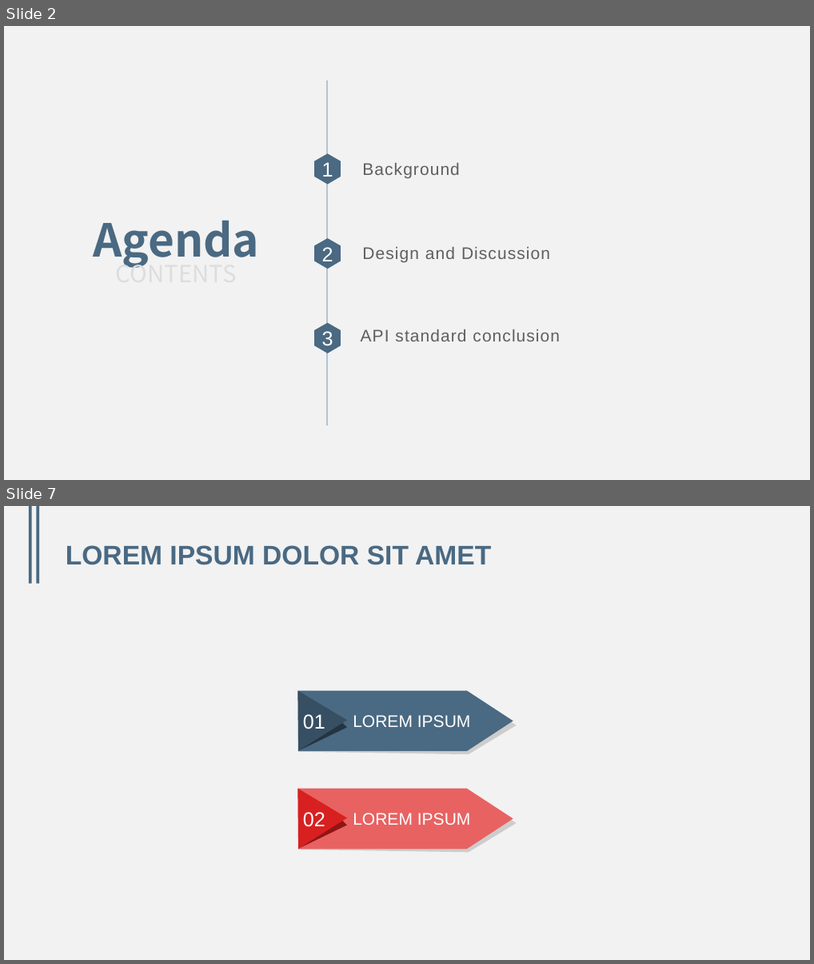
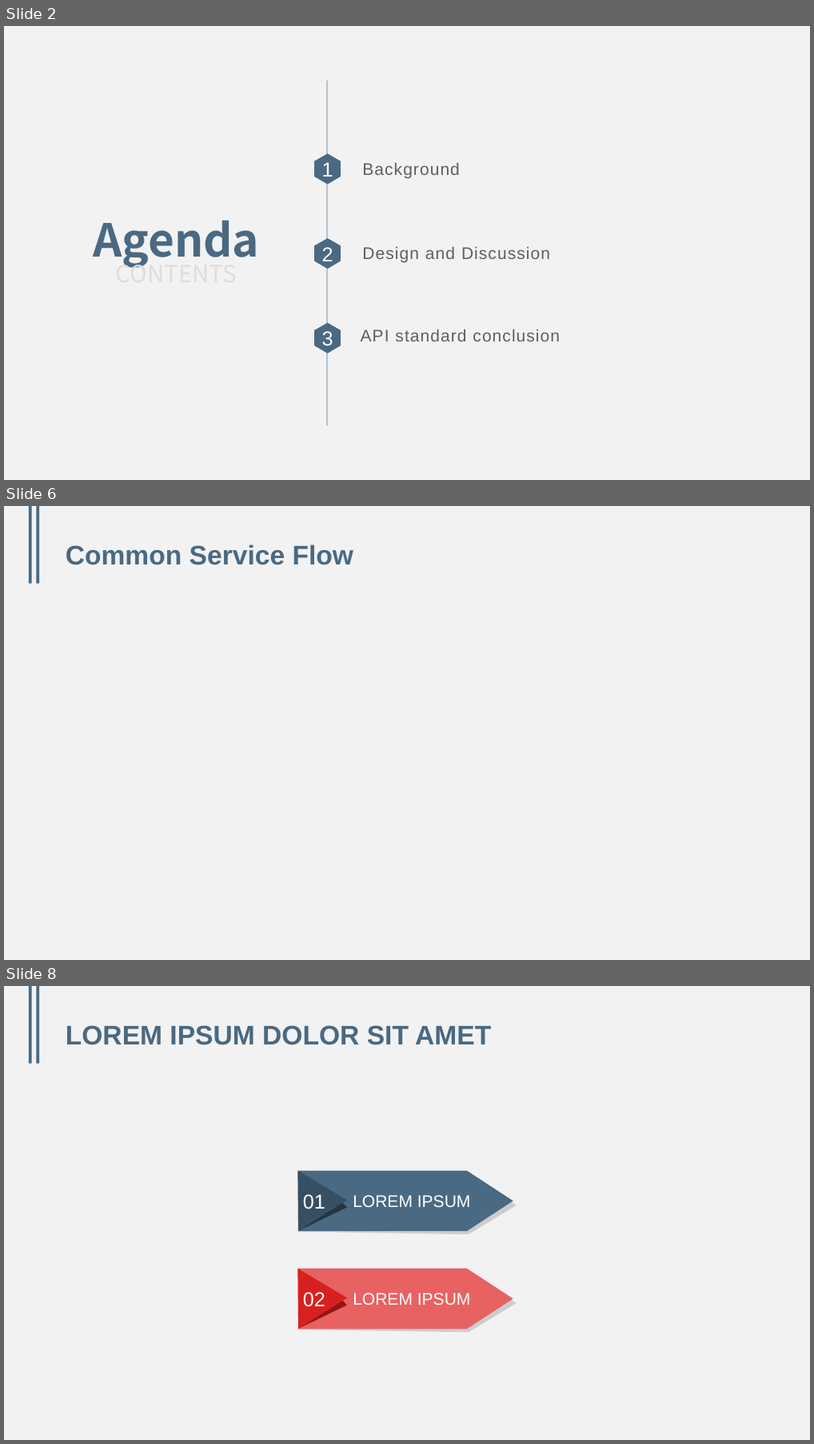
Before and after one commit to animesiki/BootstrapTheme, a slide deck: DMTP_Common_Service.pptx. Shown one above the other, each under a label of ours: slides 2 and 7 before the commit, slides 2, 6 and 8 after it; the slides between them are not shown. The pictures are 814x964 and 814x1444 pixels, drawn with LibreOffice and Linux fonts; fonts in the diff are those of the drawing. Boxes give left, top, right and bottom in pixels: in the first picture for what was removed or moved away, otherwise in the second. Text is boxed around its words. In the diff, an @@ line names an element or a change of style, - is before the commit and + after.

```diff
--- a/DMTP_Common_Service.pptx
+++ b/DMTP_Common_Service.pptx
@@ slide 6 added at bbox=[4, 506, 810, 960], background #F2F2F2; not listed: 2 template elements that a slide beside it also shows @@
@@ title added at bbox=[66, 544, 354, 565], 32 pt, text #4A6982, bold @@
+Common Service Flow
@@ what was slide 7 is now slide 8 @@
```
Also in this commit, not shown: 1 slide changed, 3 other slides added, 3 slides removed.
